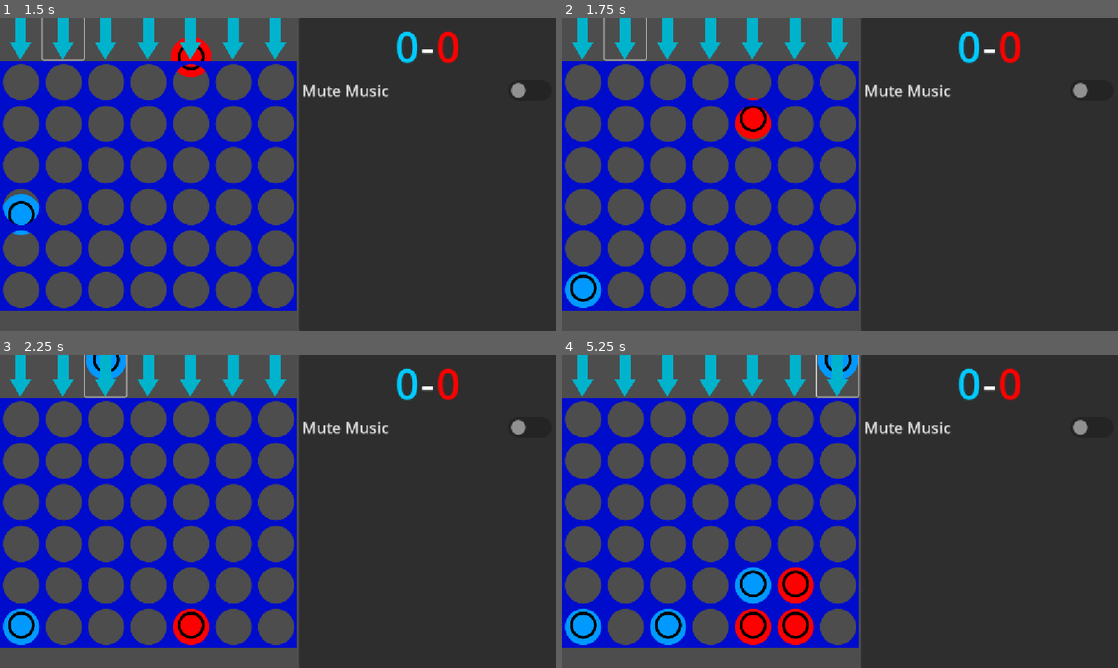
Above: before the commit, frames 1-4 (two rows, left to right).
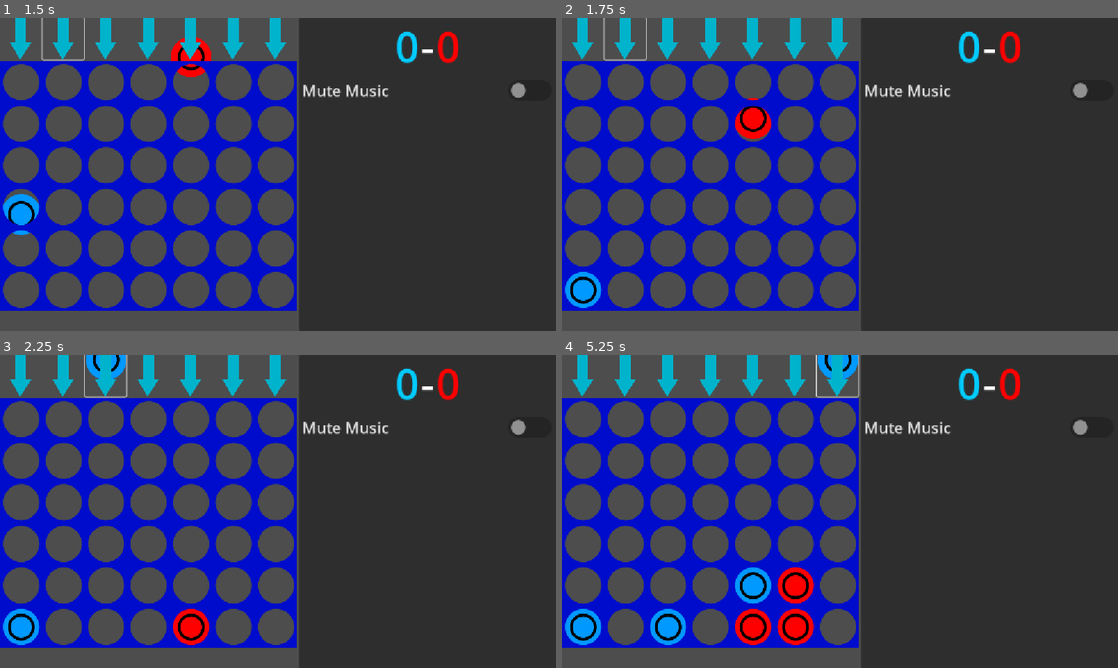
Above: after the commit, the same moments.

Repository: Emarald64/connect-4
Game: Godot game, scene res://scenes/main.tscn
The game is run twice, just before and just after one commit, with the same random seed, the same clock (stepped at 60 frames per second) and the same inputs. Sound files missing from this copy of the repository are replaced by a short silence.
Inputs (mouse positions are in pixels of both pictures, inside the frame that each line leads up to):
- Up to frame 1 (1.5 s): click (22, 39) at 0.5 s; click (61, 39) at 1.27 s
- Up to frame 2 (1.75 s): no input
- Up to frame 3 (2.25 s): click (105, 376) at 2.02 s
- Up to frame 4 (5.25 s): click (712, 376) at 2.77 s; click (751, 376) at 3.52 s; click (795, 376) at 4.27 s; click (840, 376) at 5.02 s

Frame 1 is identical in both runs. In frame 2, 0.1% of the frame differs, in the area x 1-7%, y 82-92%; in frame 3, 0.3%; in frame 4, 0.9%, in the area x 1-45%, y 68-92%.

Commit message:
music automatically continues playing

Diff:
--- a/scenes/main.tscn
+++ b/scenes/main.tscn
@@ -140,7 +140,7 @@
 [node name="StaticBody2D" type="StaticBody2D" parent="."]
 
 [node name="CollisionShape2D" type="CollisionShape2D" parent="StaticBody2D"]
-position = Vector2(301, 612)
+position = Vector2(301, 616)
 shape = SubResource("RectangleShape2D_o5qli")
 
 [node name="Placing Cooldown" type="Timer" parent="."]
@@ -177,3 +177,4 @@
 [connection signal="boardClicked" from="HBoxContainer/VBoxContainer/Board" to="." method="moveWithChangingColor"]
 [connection signal="toggled" from="HBoxContainer/PanelContainer/VBoxContainer/CheckButton" to="Music" method="set_stream_paused"]
 [connection signal="timeout" from="Placing Cooldown" to="." method="checkPlayComputerMove"]
+[connection signal="finished" from="Music" to="Music" method="play" binds= [0.0]]
